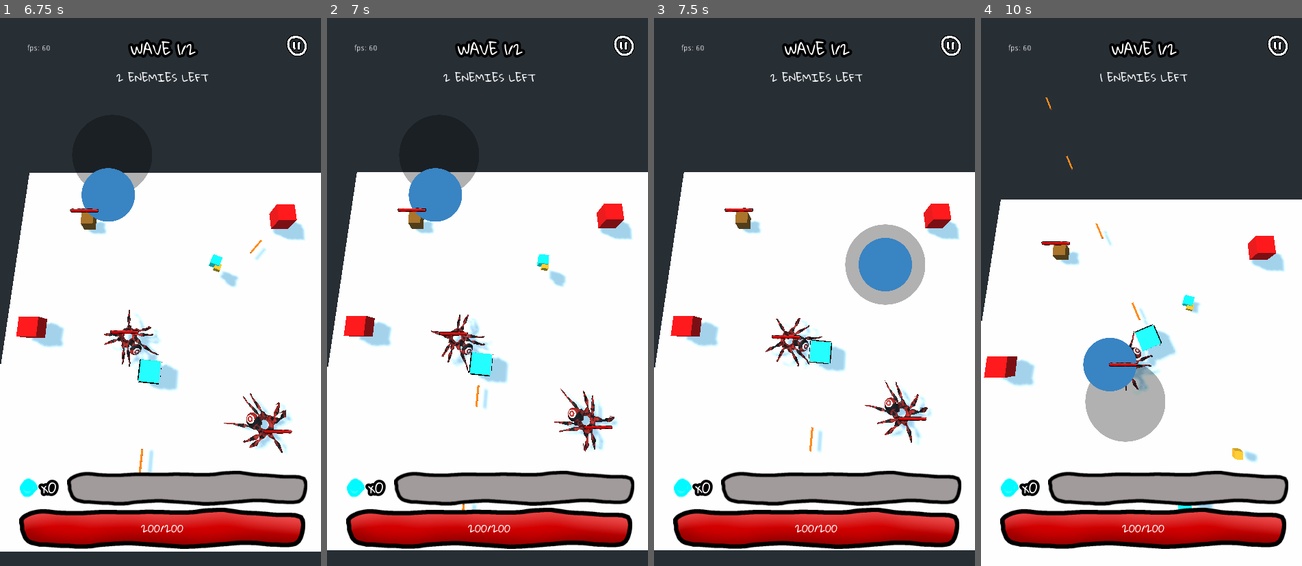
Above: before the commit, frames 1-4 (left to right).
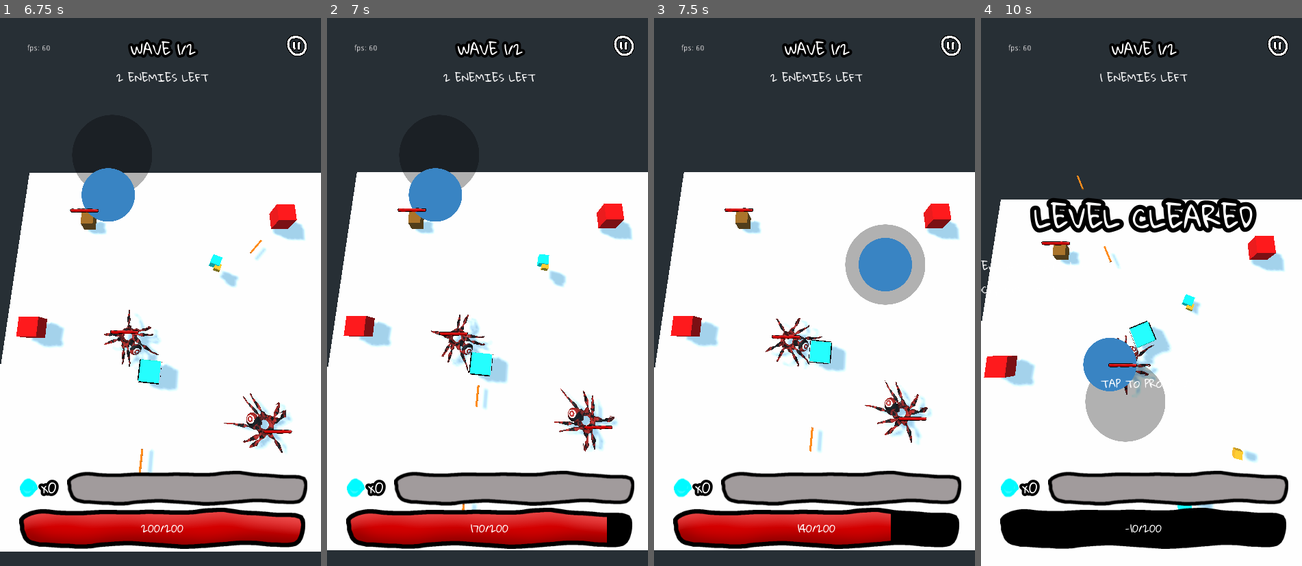
Above: after the commit, the same moments.

Repository: jeffsieu/coma-dash
Game: Godot game, scene res://Scene/Game.tscn
Same seed, same stepped clock (60 frames per second), same inputs: the game is played once before the commit and once after it.
Inputs (mouse positions are in pixels of both pictures, inside the frame that each line leads up to):
- Up to frame 1 (6.75 s): click "PLAY" at 0.5 s; move the mouse to (231, 264) at 1.27 s; click (231, 264) at 1.42 s; drag from (96, 319) to (144, 401) at 2.02 s; move the mouse to (192, 171) at 2.77 s; click (192, 171) at 2.92 s; drag from (144, 401) to (64, 209) at 3.52 s; move the mouse to (256, 374) at 4.27 s; click (256, 374) at 4.42 s; drag from (64, 209) to (112, 155) at 5.02 s; move the mouse to (176, 292) at 5.77 s; click (176, 292) at 5.92 s; drag from (112, 155) to (96, 319) at 6.52 s
- Up to frame 2 (7 s): no input
- Up to frame 3 (7.5 s): move the mouse to (885, 264) at 7.27 s; click (885, 264) at 7.42 s
- Up to frame 4 (10 s): drag from (1077, 319) to (1125, 401) at 8.02 s; move the mouse to (1173, 171) at 8.77 s; click (1173, 171) at 8.92 s; drag from (1125, 401) to (1045, 209) at 9.52 s

Frame 1 is identical in both runs. In frame 2, 0.4% of the frame differs, in the area x 43-94%, y 91-96%; in frame 3, 1.1%; in frame 4, 8.2%, in the area x 0-94%, y 14-97%.
Error before the commit: Invalid get index 'damage' (on base: 'KinematicBody (Spider.gd)'). (res://Player/Player.gd:81)

Commit message:
Fix syntax error

Diff:
--- a/Player/Player.gd
+++ b/Player/Player.gd
@@ -78,7 +78,7 @@
 	if damage_cooldown <= 0:
 		damage_cooldown = DAMAGE_INTERVAL
 		var old_health := health
-		health -= entity.damage
+		health -= entity.DAMAGE
 		emit_signal("health_changed", old_health, health)
 
 func on_healed(heal: int) -> void:
